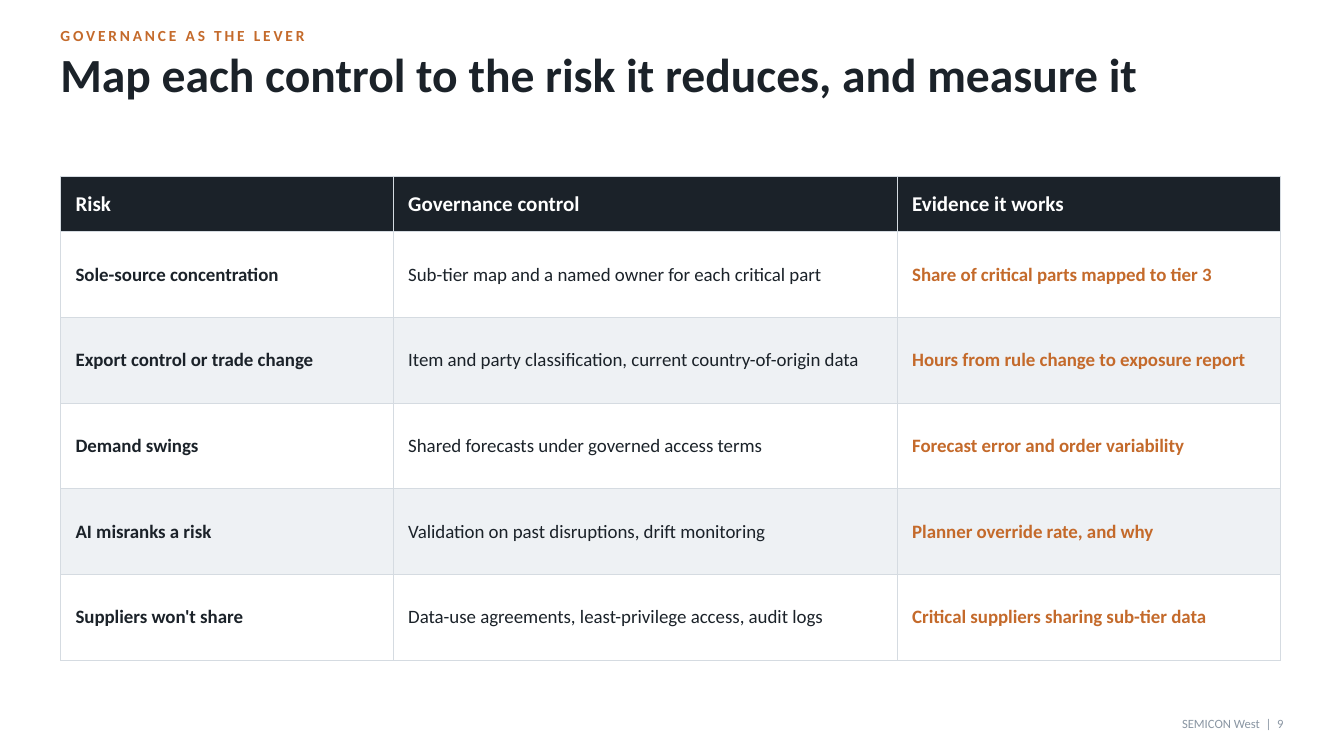
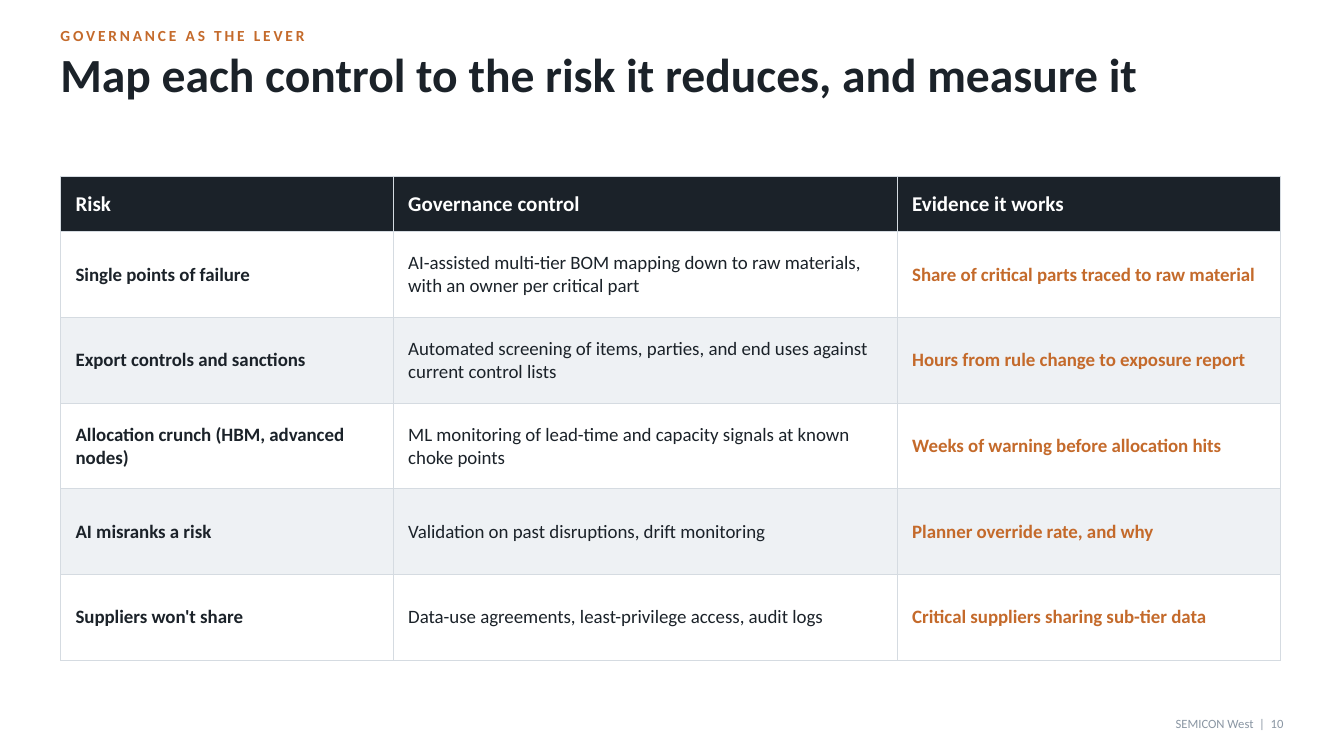
Before and after one commit to rajk2888/Bellevue-University, a slide deck: slide 10 of semicon-west/semicon-west-supply-chain-risk.pptx (slide 9 before the commit). Drawn at 1344x756 pixels with LibreOffice and Linux fonts; fonts in the diff are those of the drawing. Boxes give left, top, right and bottom in pixels: in the first picture for what was removed or moved away, otherwise in the second. Text is boxed around its words. In the diff, an @@ line names an element or a change of style, - is before the commit and + after.

```diff
--- a/semicon-west/semicon-west-supply-chain-risk.pptx
+++ b/semicon-west/semicon-west-supply-chain-risk.pptx
@@ table at bbox=[60, 176, 1280, 631] @@
-row 2: Sole-source concentration | Sub-tier map and a named owner for each critical part | Share of critical parts mapped to tier 3
+row 2: Single points of failure | AI-assisted multi-tier BOM mapping down to raw materials, with an owner per critical part | Share of critical parts traced to raw material
-row 3, column 1: Export control or trade change
+row 3, column 1: Export controls and sanctions
-row 3, column 2: Item and party classification, current country-of-origin data
+row 3, column 2: Automated screening of items, parties, and end uses against current control lists
-row 4: Demand swings | Shared forecasts under governed access terms | Forecast error and order variability
+row 4: Allocation crunch (HBM, advanced nodes) | ML monitoring of lead-time and capacity signals at known choke points | Weeks of warning before allocation hits
@@ text at bbox=[1176, 720, 1284, 728]: text changed @@
-SEMICON West | 9
+SEMICON West | 10
```
Also in this commit, not shown: 8 other slides changed, 2 slides added, 2 other files.
